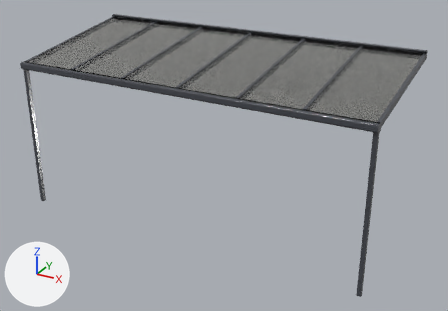
Before and after pictures for a commit that changed the glTF model Nebbiolo/Frame/nebbiolo_frame_600_250.glb.
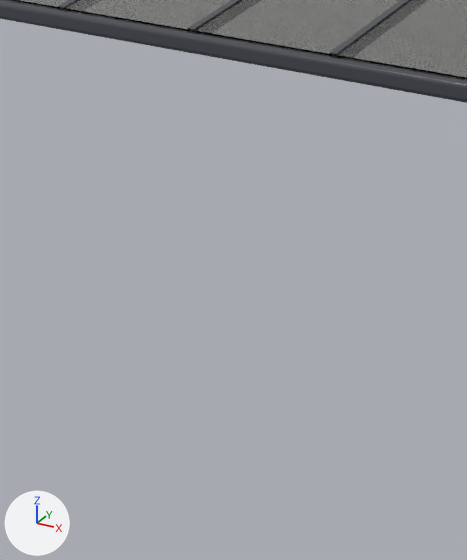
Each version is shown whole from a 50 mm lens placed at (4.82, -8.52, 5.35), pointed at (0.19, -0.1, 1.14), then close up on the part from 11% to 51% of the width and 21% to 91% of the height. Arrows for +X, +Y and +Z are at lower left; the lights stay in place. The first two pictures are the older version. Where no turn or scale is listed for an object, it has been applied to the vertices.

Before the edit, the objects in view are built like this:
```python
me_nebbiolo_beam_001_left_600_250 = bpy.data.meshes.new('nebbiolo_beam_001_left_600_250')
me_nebbiolo_beam_001_left_600_250.from_pydata(...)  # 236 vertices, 576 faces; spans x -121.0..122.0, y -4.0..0.0, z -17.0..27.0
me_nebbiolo_beam_001_left_600_250.materials.append(mat_ral_7024)  # picture img_ral_7024basecolortexture_jpeg
me_nebbiolo_gutter_half_round_600_250 = bpy.data.meshes.new('nebbiolo_gutter_half_round_600_250')
me_nebbiolo_gutter_half_round_600_250.from_pydata(...)  # 1022 vertices, 2048 faces; spans x -4.03..2.03, y -0.08..0.08, z -0.07..0.07
me_nebbiolo_gutter_half_round_600_250.materials.append(mat_ral_7024)  # picture img_ral_7024basecolortexture_jpeg
me_nebbiolo_roof_003_600_250 = bpy.data.meshes.new('nebbiolo_roof_003_600_250')
me_nebbiolo_roof_003_600_250.from_pydata(...)  # 8 vertices, 12 faces; spans x -1.02..-0.04, y -1.22..1.2, z -0.09..0.26
me_nebbiolo_roof_003_600_250.materials.append(mat_glass_clear)
ob_nebbiolo_beam_001_left_600_250_002 = bpy.data.objects.new('nebbiolo_beam_001_left_600_250.002', me_nebbiolo_beam_001_left_600_250)
ob_nebbiolo_beam_001_left_600_250_002.parent = ob_node_5
ob_nebbiolo_beam_001_left_600_250_002.location = (0.0, 0.0, 0.0)
ob_nebbiolo_beam_001_left_600_250_002.scale = (0.01, 0.01, 0.01)
ob_nebbiolo_gutter_half_round_600_250 = bpy.data.objects.new('nebbiolo_gutter_half_round_600_250', me_nebbiolo_gutter_half_round_600_250)
ob_nebbiolo_gutter_half_round_600_250.location = (1.0, -1.217, 2.542)
ob_nebbiolo_roof_003_600_250 = bpy.data.objects.new('nebbiolo_roof_003_600_250', me_nebbiolo_roof_003_600_250)
ob_nebbiolo_roof_003_600_250.location = (0.033, 0.038, 2.681)
# also in view: 'nebbiolo_roof_004_600_250' at (0.5, 0.03, 2.77); 'nebbiolo_roof_002_600_250' at (-1.5, 0.03, 2.77)
```
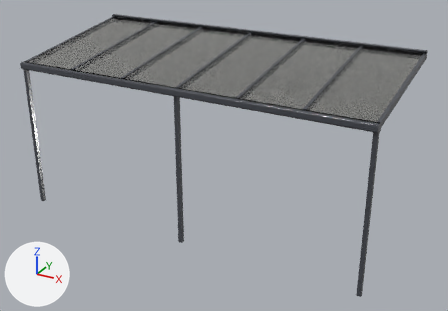
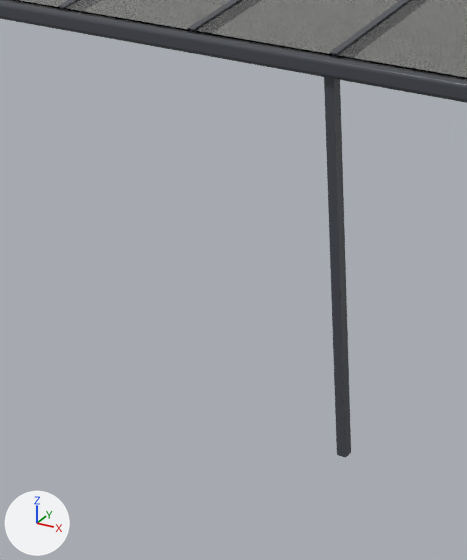
Pixel boxes (x1, y1, x2, y2) of what changed, in the close-ups (467 x 560 px):
'nebbiolo_wall_post_left_600_250.002', added
    after: (324, 77, 351, 457)

The change, as a list of edits to the scene's bpy script:
```text
Add ob_nebbiolo_wall_post_left_600_250_002:
    ob_nebbiolo_wall_post_left_600_250_002 = bpy.data.objects.new('nebbiolo_wall_post_left_600_250.002', me_nebbiolo_wall_post_left_600_250)
    ob_nebbiolo_wall_post_left_600_250_002.parent = ob_node_39
    ob_nebbiolo_wall_post_left_600_250_002.location = (0.0, 0.0, 0.0)
    ob_nebbiolo_wall_post_left_600_250_002.scale = (0.01, 0.01, 0.01)
Add ob_node_39:
    ob_node_39 = bpy.data.objects.new('Node_39', None)
    ob_node_39.location = (0.01, -1.218, 0.0)
    ob_node_39.rotation_euler = (-1.571, 0.0, 0.0)  # degrees (-90, 0, 0)
```
